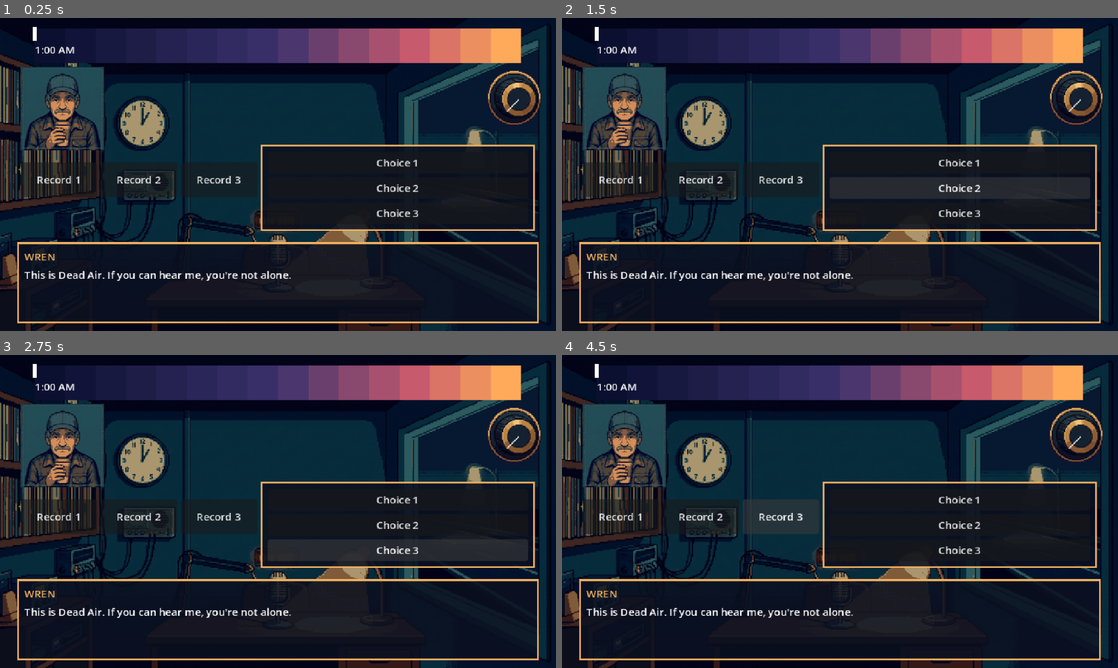
Above: before the commit, frames 1-4 (two rows, left to right).
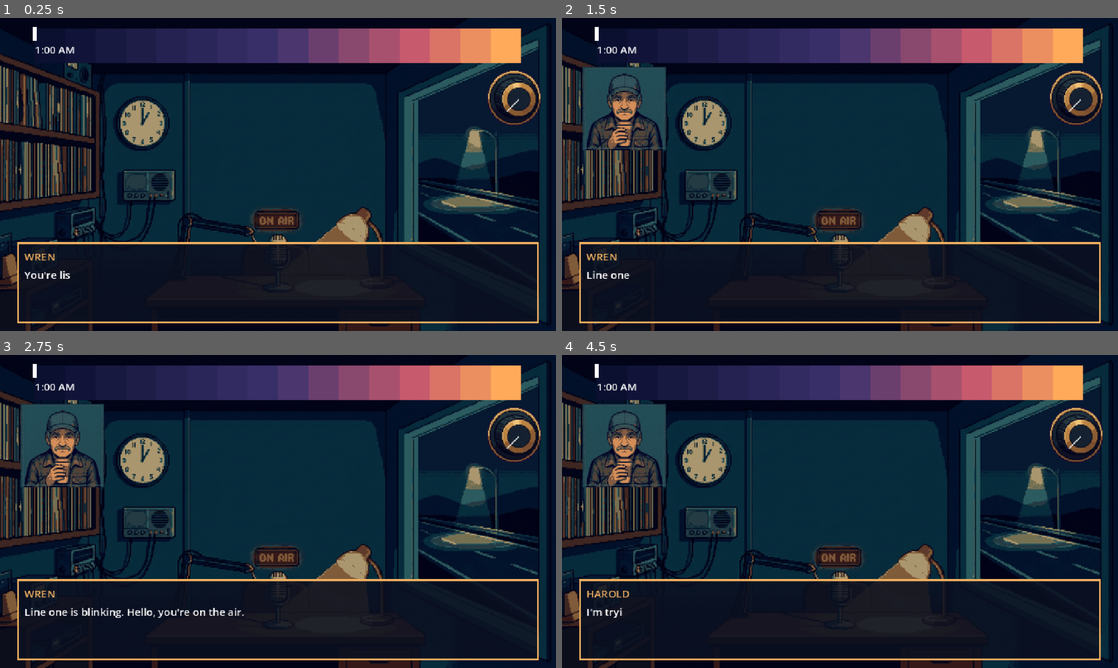
Above: after the commit, the same moments.

Repository: khalad007/DeadAir
Game: Godot game, scene res://scenes/main.tscn
The game is run twice, just before and just after one commit, with the same random seed, the same clock (stepped at 60 frames per second) and the same inputs.
Inputs (mouse positions are in pixels of both pictures, inside the frame that each line leads up to):
- Up to frame 1 (0.25 s): no input
- Up to frame 2 (1.5 s): click (962, 161) at 0.5 s, where only the run before the commit has a clickable "Choice 1"; click (962, 187) at 1.25 s, where only the run before the commit has a clickable "Choice 2"
- Up to frame 3 (2.75 s): click (400, 549) at 2 s, where only the run before the commit has a clickable "Choice 3"
- Up to frame 4 (4.5 s): click (623, 517) at 2.75 s, where only the run before the commit has a clickable "Record 1"; click (701, 517) at 3.5 s, where only the run before the commit has a clickable "Record 2"; click (778, 517) at 4.25 s, where only the run before the commit has a clickable "Record 3"

The runs differ from the first frame. In frame 1, 14% of the frame differs, in the area x 3-97%, y 15-84%; in frame 2, 11%; in frame 3, 11%; in frame 4, 12%.

Commit message:
step 4: dialogue system with typewriter, choices and portraits

Diff:
--- a/scripts/main.gd
+++ b/scripts/main.gd
@@ -1,9 +1,124 @@
 extends Control
 
+const Story = preload("res://scripts/story.gd")
+const CHARS_PER_SEC := 40.0
+
+var nodes: Dictionary = {}
+var current_id := ""
+var typing := false
+var waiting_choice := false
+var type_tween: Tween
+
+
 func _ready() -> void:
-	%SpeakerLabel.text = "WREN"
-	%DialogueText.text = "This is Dead Air. If you can hear me, you're not alone."
-	%ClockLabel.text = "1:00 AM"
+	%ChoicesPanel.visible = false
+	%RecordShelf.visible = false
+	# Hook up the three choice buttons. bind(i) tells us which one was pressed.
+	for i in %ChoicesBox.get_child_count():
+		var btn := %ChoicesBox.get_child(i) as Button
+		btn.pressed.connect(_on_choice_pressed.bind(i))
+	start_conversation(Story.TEST, "start")
+
+
+func start_conversation(data: Dictionary, start_id: String) -> void:
+	nodes = data
+	show_node(start_id)
+
+
+func show_node(id: String) -> void:
+	if id == "" or not nodes.has(id):
+		end_conversation()
+		return
+
+	current_id = id
+	var n: Dictionary = nodes[id]
+	waiting_choice = false
+	%ChoicesPanel.visible = false
+
+	# Portrait: only changes when the beat has a "portrait" key.
+	if n.has("portrait"):
+		var p: String = n["portrait"]
+		if p == "":
+			%CallerPortrait.visible = false
+		else:
+			%CallerPortrait.texture = load("res://art/caller_%s.png" % p)
+			%CallerPortrait.visible = true
+
+	%SpeakerLabel.text = n.get("speaker", "")
+	%DialogueText.text = n.get("text", "")
+	%DialogueText.visible_ratio = 0.0
+
+	# Typewriter effect.
+	typing = true
+	if type_tween:
+		type_tween.kill()
+	var duration: float = max(0.3, %DialogueText.text.length() / CHARS_PER_SEC)
+	type_tween = create_tween()
+	type_tween.tween_property(%DialogueText, "visible_ratio", 1.0, duration)
+	type_tween.finished.connect(_on_typing_done)
+
+
+func _on_typing_done() -> void:
+	typing = false
+	var n: Dictionary = nodes[current_id]
+	if n.has("choices"):
+		show_choices(n["choices"])
+
+
+func show_choices(choices: Array) -> void:
+	waiting_choice = true
+	for i in %ChoicesBox.get_child_count():
+		var btn := %ChoicesBox.get_child(i) as Button
+		if i < choices.size():
+			btn.text = choices[i]["text"]
+			btn.visible = true
+		else:
+			btn.visible = false
 	%ChoicesPanel.visible = true
-	%RecordShelf.visible = true  # temporary, only for this layout test
-	print("Main ready, all nodes found")
+	%ChoicesPanel.reset_size.call_deferred()
+
+
+func _on_choice_pressed(i: int) -> void:
+	var choices: Array = nodes[current_id]["choices"]
+	if i >= choices.size():
+		return
+	waiting_choice = false
+	%ChoicesPanel.visible = false
+	show_node(choices[i].get("next", ""))
+
+
+func advance() -> void:
+	if nodes.is_empty():
+		return
+	if typing:
+		# Skip the typewriter: show the whole line now.
+		type_tween.kill()
+		%DialogueText.visible_ratio = 1.0
+		_on_typing_done()
+		return
+	var n: Dictionary = nodes[current_id]
+	if n.has("choices"):
+		return
+	show_node(n.get("next", ""))
+
+
+func end_conversation() -> void:
+	nodes = {}
+	current_id = ""
+	typing = false
+	waiting_choice = false
+	%ChoicesPanel.visible = false
+	print("Conversation ended")
+
+
+func _input(event: InputEvent) -> void:
+	if waiting_choice:
+		return
+	var pressed := false
+	if event is InputEventMouseButton and event.pressed and event.button_index == MOUSE_BUTTON_LEFT:
+		pressed = true
+	elif event.is_action_pressed("ui_accept"):
+		pressed = true
+	if pressed:
+		get_viewport().set_input_as_handled()
+		advance()
--- /dev/null
+++ b/scripts/story.gd
@@ -0,0 +1,56 @@
+extends RefCounted
+
+# Each entry is one "beat" of conversation.
+# speaker : name shown above the text
+# text    : the line (BBCode allowed, e.g. [i]italic[/i])
+# portrait: caller name to show (matches art/caller_NAME.png), "" hides it
+# next    : id of the next beat
+# choices : list of {text, next}, used instead of "next"
+
+const TEST := {
+	"start": {
+		"speaker": "WREN",
+		"portrait": "",
+		"text": "You're listening to Dead Air. It's one in the morning, and the road is empty.",
+		"next": "s2",
+	},
+	"s2": {
+		"speaker": "WREN",
+		"text": "Line one is blinking. Hello, you're on the air.",
+		"portrait": "harold",
+		"next": "h1",
+	},
+	"h1": {
+		"speaker": "HAROLD",
+		"text": "Evening. Or morning. I've lost track. Can you hear me okay? The signal keeps going funny.",
+		"next": "h2",
+	},
+	"h2": {
+		"speaker": "HAROLD",
+		"text": "I'm trying to get home. My daughter's birthday dinner. I'm late. I'm always late.",
+		"next": "h3",
+	},
+	"h3": {
+		"speaker": "WREN",
+		"text": "[i](What do you say?)[/i]",
+		"choices": [
+			{"text": "Tell me about her.", "next": "h4a"},
+			{"text": "How long have you been driving?", "next": "h4b"},
+		],
+	},
+	"h4a": {
+		"speaker": "HAROLD",
+		"text": "Maisie. Eight years old, and sharper than me already. She draws trucks on everything. Even the walls.",
+		"next": "h5",
+	},
+	"h4b": {
+		"speaker": "HAROLD",
+		"text": "Hours. Days, maybe. The highway's long, and it all looks the same after dark.",
+		"next": "h5",
+	},
+	"h5": {
+		"speaker": "HAROLD",
+		"text": "Funny. I can't remember the last gas station I passed.",
+		"next": "",
+	},
+}
Not shown, added: scripts/story.gd.uid
